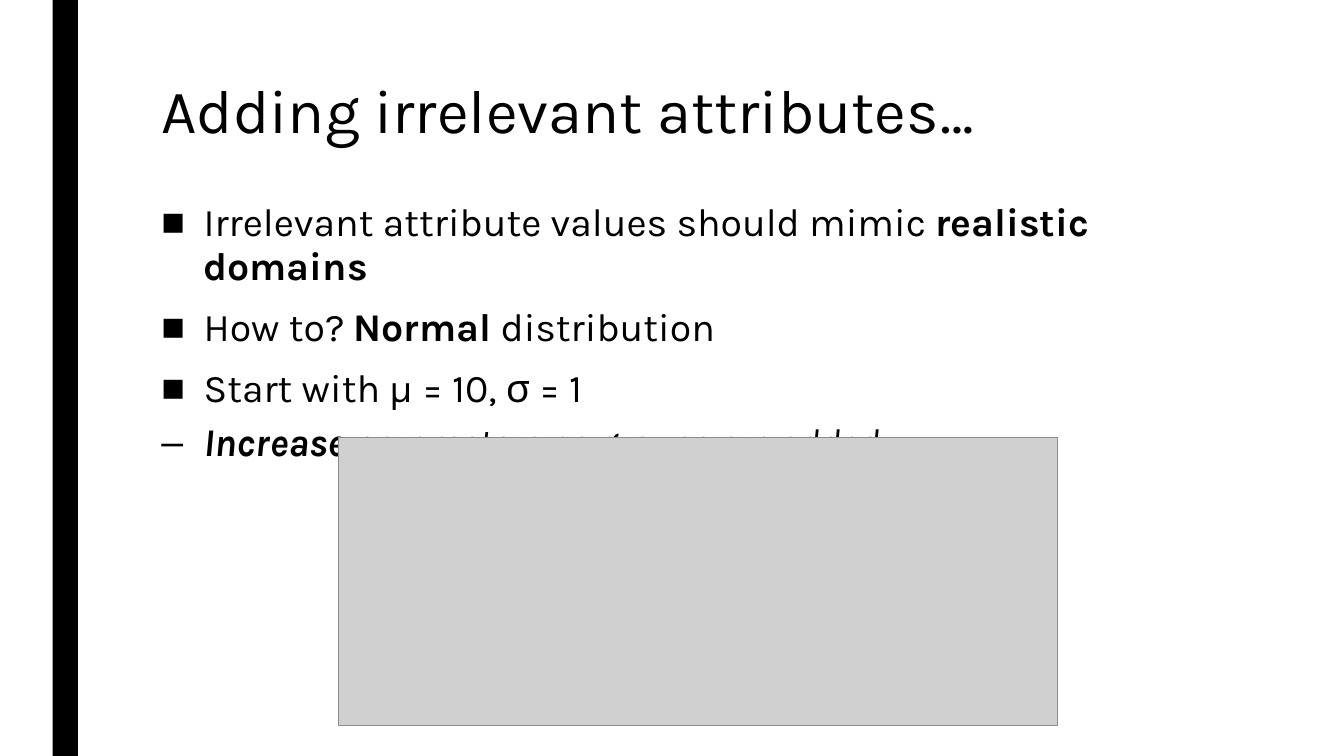
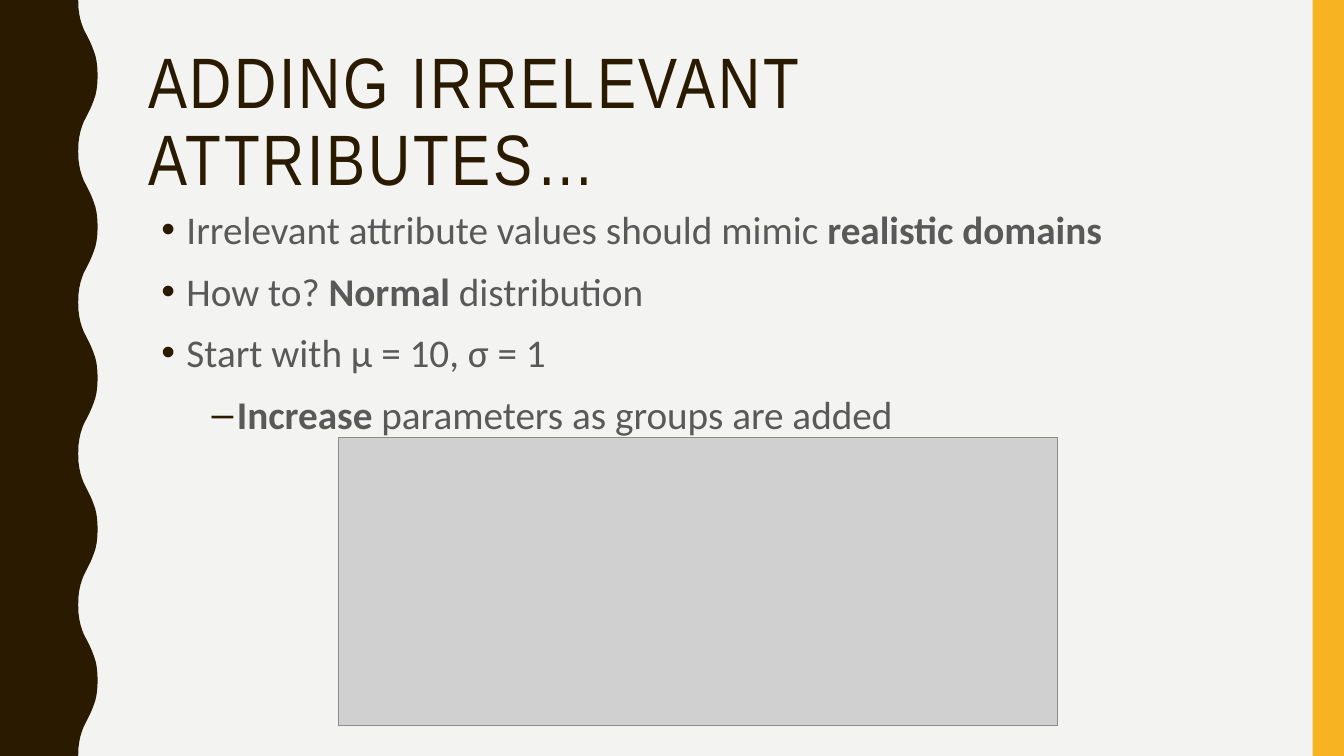
Before and after one commit to gururaj-shriram/ece548-machine-learning, a slide deck: slide 7 of proj1/presentation/pres.pptx. Drawn at 1344x756 pixels with LibreOffice and Linux fonts; fonts in the diff are those of the drawing; grey boxes stand for pictures. Boxes give left, top, right and bottom in pixels: in the first picture for what was removed or moved away, otherwise in the second. Text is boxed around its words. In the diff, an @@ line names an element or a change of style, - is before the commit and + after.

Commit message:
Updated presentation
Changed theme to make graphs more visible; rearranged text/graphs to reflect changes

```diff
--- a/proj1/presentation/pres.pptx
+++ b/proj1/presentation/pres.pptx
@@ background #FFFFFF to #F3F3F2 @@
@@ freeform shape added at [0, 0, 98, 756], fill #2A1A00 @@
@@ rectangle removed at [52, 0, 78, 756] @@
@@ rectangle added at [1313, 0, 1344, 756], fill #F8B323 @@
@@ title at [148, 58, 799, 186]: text changed; size 44 to 51 pt; font Karla to Arial Narrow; text colour #000000 to #2A1A00 @@
-Adding irrelevant attributes…
+ADDING IRRELEVANT ATTRIBUTES…
@@ text "Irrelevant attribute values should mimic ..." at [186, 216, 1102, 439]: font Karla to Calibri, text colour #000000 to #595959; italic off in "Increase parameters as groups are added"; bullet ■ to •; line spacing 0.94 to 1.1; less space between paragraphs; indent changed @@
```
Also in this commit, not shown: 30 other slides changed.
